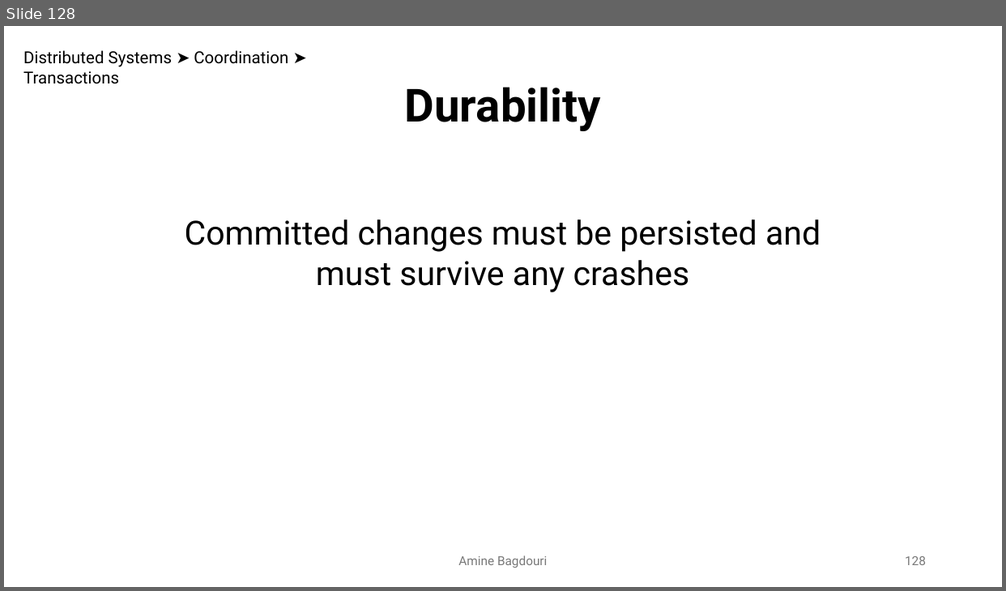
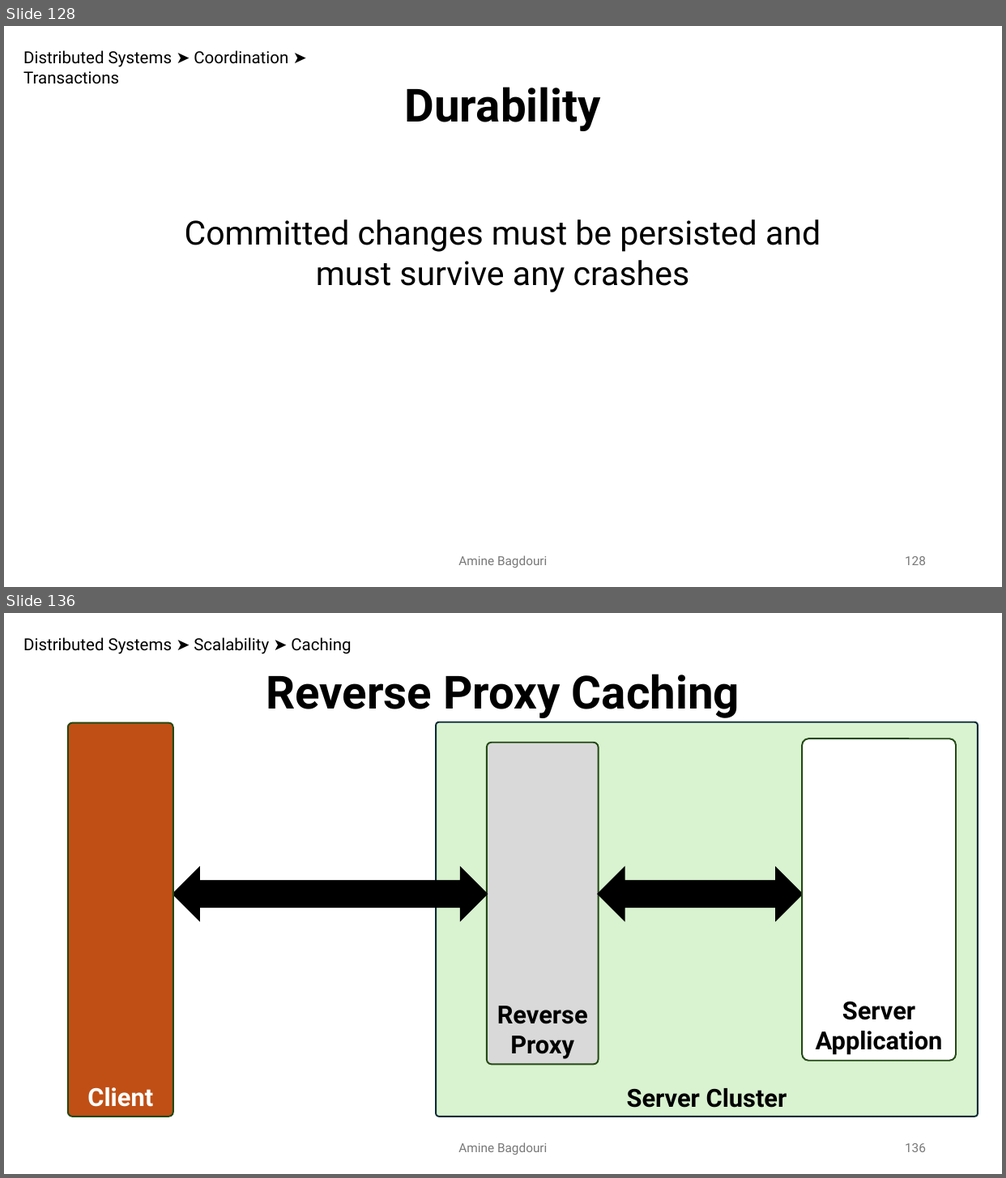
Before and after one commit to aminebag/distributed_systems, a slide deck: distributed_architectures.pptx. Shown one above the other, each under a label of ours: slide 128 before the commit, slides 128 and 136 after it; the slides between them are not shown. The pictures are 1006x591 and 1006x1178 pixels, drawn with LibreOffice and Linux fonts; fonts in the diff are those of the drawing. Boxes give left, top, right and bottom in pixels: in the first picture for what was removed or moved away, otherwise in the second. Text is boxed around its words. In the diff, an @@ line names an element or a change of style, - is before the commit and + after.

```diff
--- a/distributed_architectures.pptx
+++ b/distributed_architectures.pptx
@@ slide 136 added at <box>4,613,1002,1174</box>, background #FFFFFF @@
@@ text added at <box>23,637,351,654</box>, 16 pt, text #000000 @@
+Distributed Systems ➤ Scalability ➤ Caching
@@ text added at <box>266,674,739,718</box>, 44 pt, text #000000, bold @@
+Reverse Proxy Caching
@@ rounded rectangle added at <box>68,723,173,1117</box>, fill #C04F15, outline #224914 1.5 pt, 24 pt, text #FFFFFF, bold @@
+Client
@@ rounded rectangle added at <box>436,722,978,1117</box>, fill #D9F2D0, outline #092A39 1.5 pt, 24 pt, text #000000, bold @@
+Server Cluster
@@ rounded rectangle added at <box>487,743,599,1064</box>, fill #D9D9D9, outline #224914 1.5 pt, 24 pt, text #000000, bold @@
+Reverse Proxy
@@ rounded rectangle added at <box>802,739,957,1061</box>, fill #FFFFFF, outline #224914 1.5 pt, 24 pt, text #000000, bold @@
+Server Application
@@ left right arrow added at <box>173,868,487,921</box>, fill #000000, outline #000000 1.5 pt @@
@@ left right arrow added at <box>599,868,802,921</box>, fill #000000, outline #000000 1.5 pt @@
@@ text added at <box>458,1143,547,1155</box>, 12 pt, text #797979 @@
+Amine Bagdouri
@@ page number added at <box>905,1144,926,1152</box>, 12 pt, text #797979 @@
+136
```
Also in this commit, not shown: 17 other slides added.
